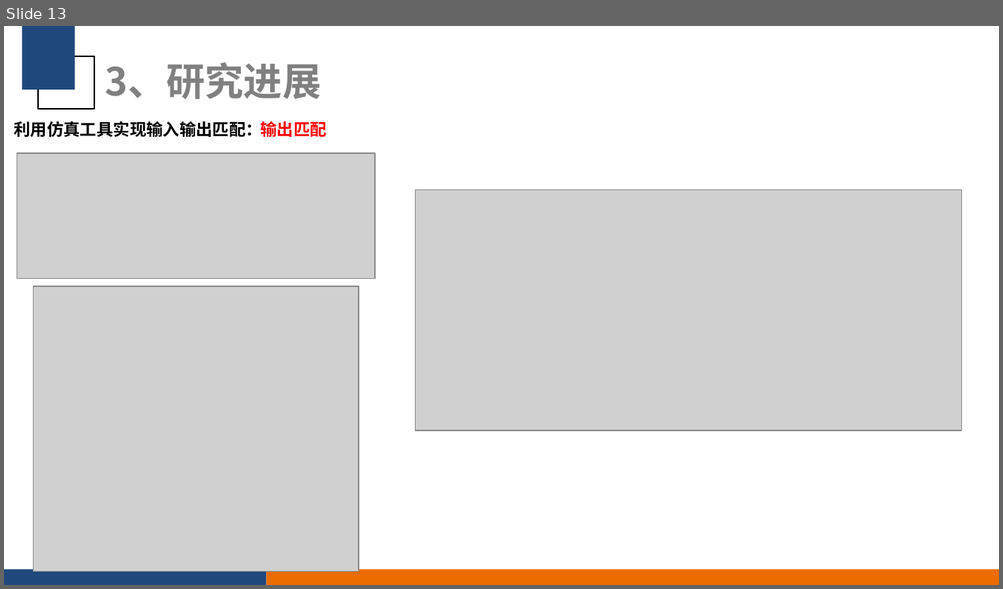
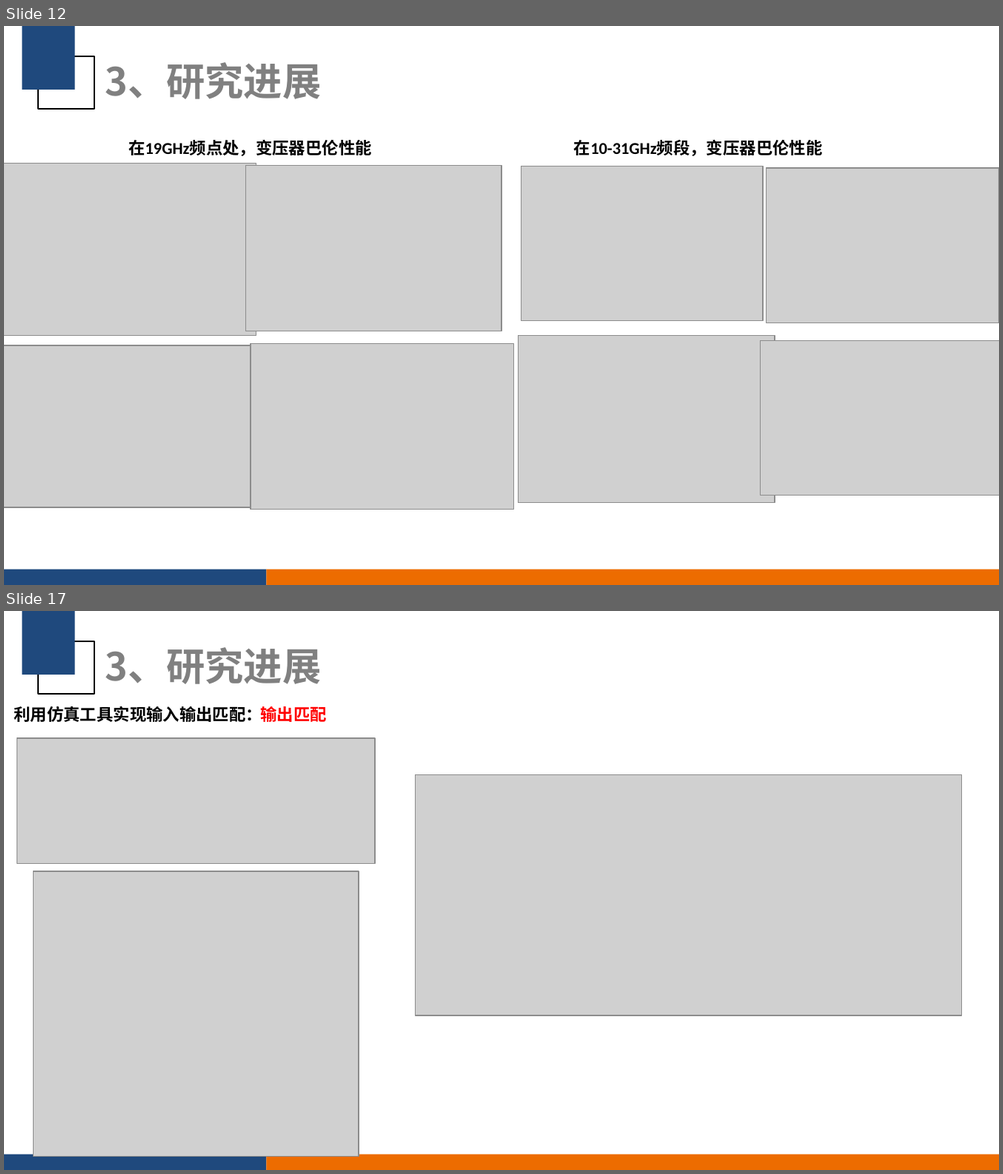
Before and after one commit to CreatorYu/Workfile, a slide deck: 2024_8_21_庾小齐-有源移相器.pptx. Shown one above the other, each under a label of ours: slide 13 before the commit, slides 12 and 17 after it; the slides between them are not shown. The pictures are 1003x589 and 1003x1174 pixels, drawn with LibreOffice and Linux fonts; fonts in the diff are those of the drawing; grey boxes stand for pictures; background and template pictures are left out. Boxes give left, top, right and bottom in pixels: in the first picture for what was removed or moved away, otherwise in the second. Text is boxed around its words. In the diff, an @@ line names an element or a change of style, - is before the commit and + after.

```diff
--- a/2024_8_21_庾小齐-有源移相器.pptx
+++ b/2024_8_21_庾小齐-有源移相器.pptx
@@ slide 12 added at [4, 26, 999, 585], background #FFFFFF; not listed: 4 template elements that a slide beside it also shows @@
@@ title added at [105, 62, 321, 99], 28 pt, text #808080, bold @@
+3、研究进展
@@ text added at [128, 140, 372, 156], 12 pt, text #000000, bold @@
+在19GHz频点处，变压器巴伦性能
@@ text added at [574, 140, 822, 156], 12 pt, text #000000, bold @@
+在10-31GHz频段，变压器巴伦性能
@@ picture added at [4, 163, 256, 335] @@
@@ picture added at [246, 165, 501, 332] @@
@@ picture added at [521, 167, 762, 321] @@
@@ picture added at [766, 168, 999, 323] @@
@@ picture added at [518, 335, 775, 503] @@
@@ picture added at [4, 346, 262, 508] @@
@@ picture added at [250, 344, 514, 511] @@
@@ picture added at [760, 340, 999, 495] @@
@@ what was slide 13 is now slide 17 @@
```
Also in this commit, not shown: 4 slides changed, 6 other slides added, 3 slides removed.
